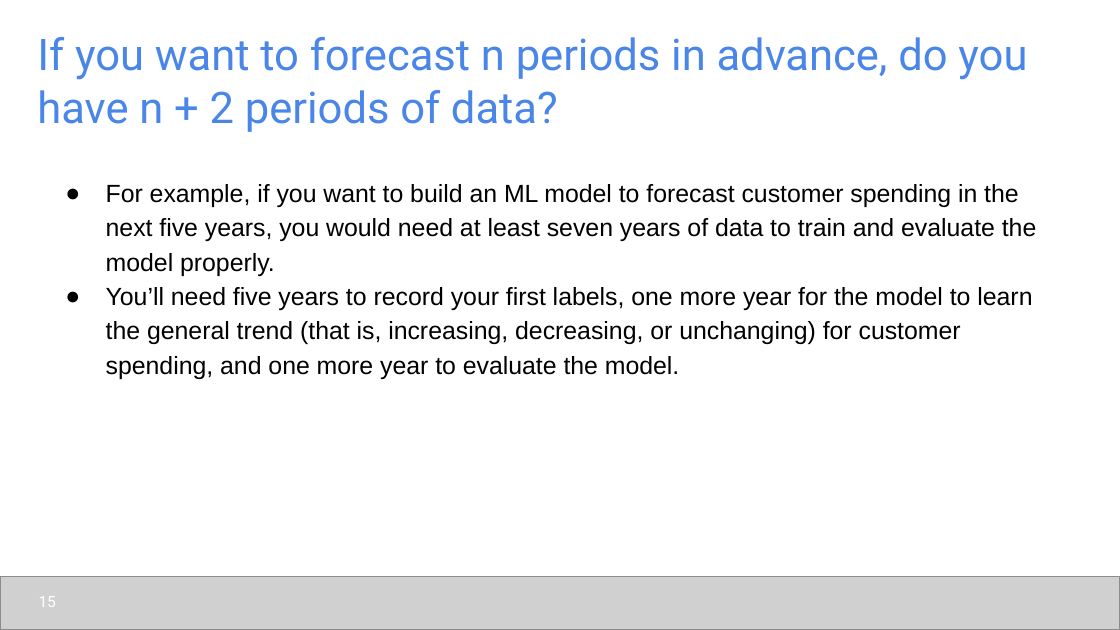
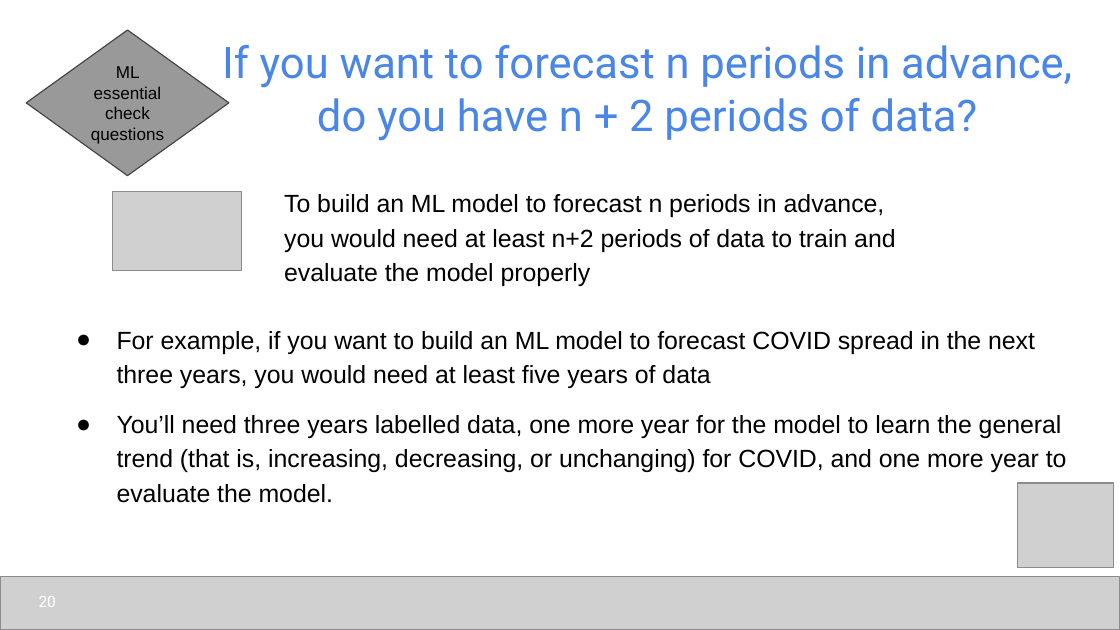
Before and after one commit to udel-cbcb/al_ml_workshop, a slide deck: slide 20 of Day_2/Lectures/Day_2_Lecture_2_Data_Readiness_for_AI_ML_CheckList.pptx (slide 15 before the commit). Drawn at 1120x630 pixels with LibreOffice and Linux fonts; fonts in the diff are those of the drawing; grey boxes stand for pictures. Boxes give left, top, right and bottom in pixels: in the first picture for what was removed or moved away, otherwise in the second. Text is boxed around its words. In the diff, an @@ line names an element or a change of style, - is before the commit and + after.

```diff
--- a/Day_2/Lectures/Day_2_Lecture_2_Data_Readiness_for_AI_ML_CheckList.pptx
+++ b/Day_2/Lectures/Day_2_Lecture_2_Data_Readiness_for_AI_ML_CheckList.pptx
@@ title "If you want to forecast ...": place and size @@
-title "If you want to forecast ..." at [37,37,1027,132]
+title "If you want to forecast ..." at [222,45,1072,141]
@@ title "If you want to forecast ..." at [222,45,1072,141]: alignment left to centre @@
@@ diamond added at [26,30,228,176], fill #999999, outline #434343 0.75 pt, 11 pt, text #000000 @@
+ML essential check questions
@@ picture added at [112,192,242,271] @@
@@ text added at [284,194,895,286], 16 pt, text #000000 @@
+To build an ML model to forecast n periods in advance, you would need at least n+2 periods of data to train and evaluate the model properly
@@ text at [117,331,1067,503]: text changed @@
-● For example, if you want to build an ML model to forecast customer spending in the next five years, you would need at least seven years of data to train and evaluate the model properly.
-● You’ll need five years to record your first labels, one more year for the model to learn the general trend (that is, increasing, decreasing, or unchanging) for customer spending, and one more year to evaluate the model.
+● For example, if you want to build an ML model to forecast COVID spread in the next three years, you would need at least five years of data
+● You’ll need three years labelled data, one more year for the model to learn the general trend (that is, increasing, decreasing, or unchanging) for COVID, and one more year to evaluate the model.
@@ picture added at [1018,483,1113,568] @@
@@ page number at [39,596,56,607]: text changed @@
-15
+20
```
Also in this commit, not shown: 25 other slides changed, 7 slides removed, 7 other files.
